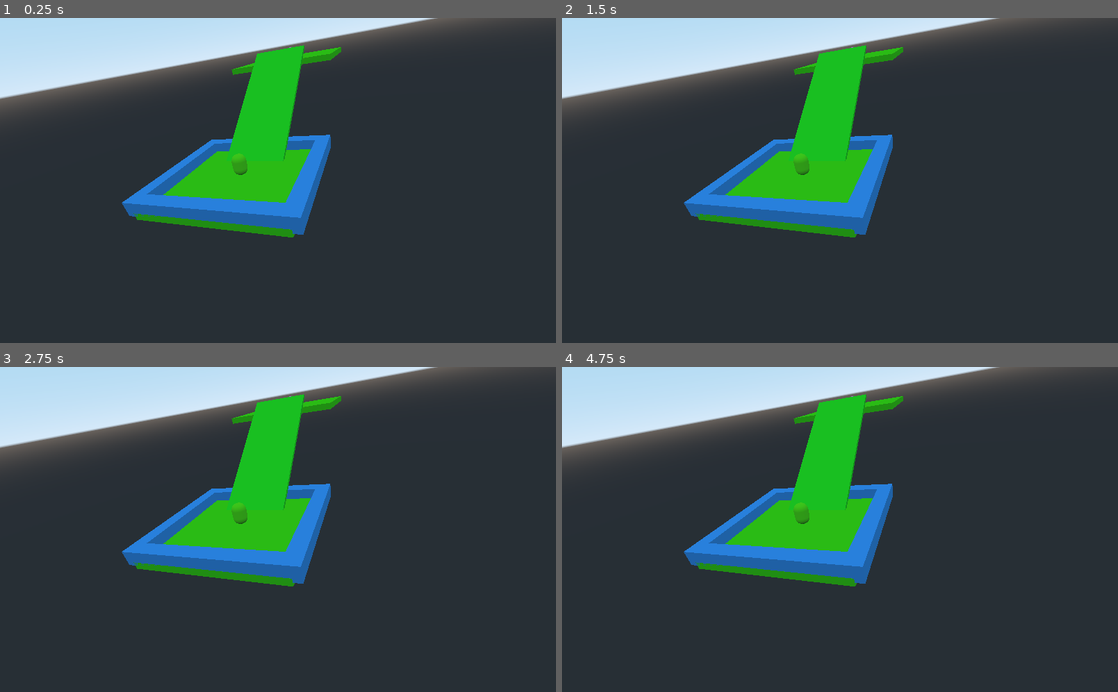
Above: before the commit, frames 1-4 (two rows, left to right).
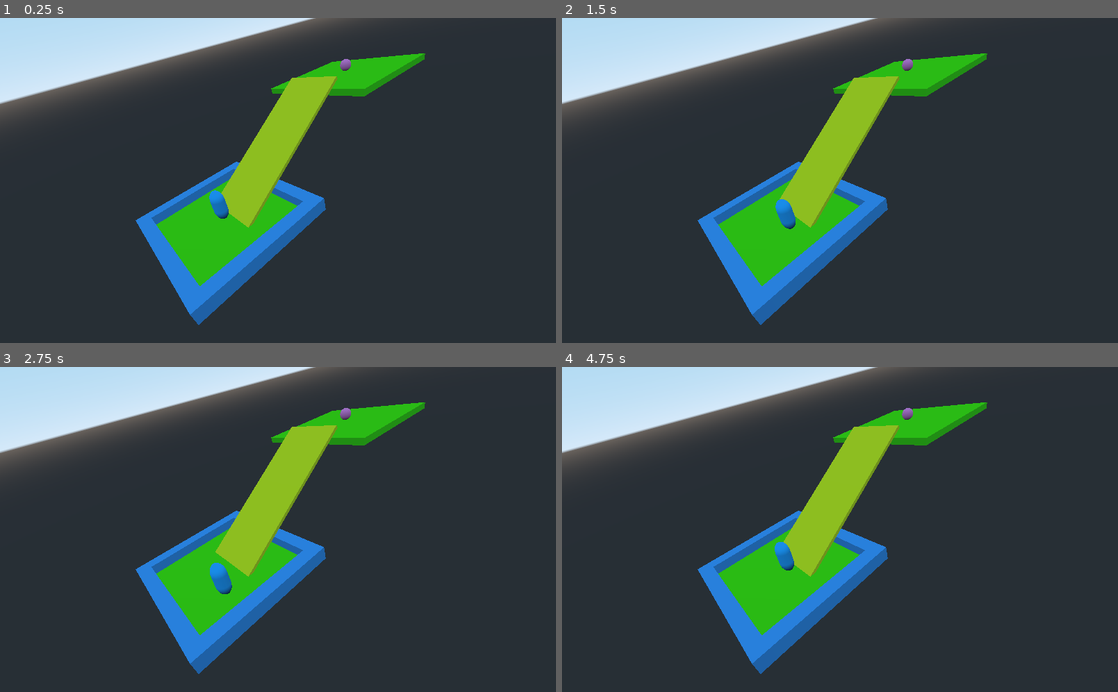
Above: after the commit, the same moments.

Repository: mine-studio/godot-demo-basic3D
Game: Godot game, scene res://Main.tscn
Two runs of this game, one before a commit and one after it. Both use one fixed random seed, a clock stepped at 60 frames per second and the inputs below.
Inputs:
- Up to frame 1 (0.25 s): no input
- Up to frame 2 (1.5 s): tap Enter at 0.5 s; hold Right (ui_right) 0.53-1.28 s; tap Space at 1.25 s; hold Down (ui_down) from 1.28 s (still down)
- Up to frame 3 (2.75 s): release Down (ui_down) at 2.03 s; hold Right (ui_right) from 2.03 s (still down)
- Up to frame 4 (4.75 s): release Right (ui_right) at 2.78 s; hold Up (ui_up) 2.78-3.53 s; hold Left (ui_left) from 3.53 s (still down); tap Enter at 4.25 s

The runs differ from the first frame. In frame 1, 22% of the frame differs, in the area x 0-96%, y 0-95%; in frame 2, 22%; in frame 3, 22%; in frame 4, 22%.

Commit message:
Player can move now

Diff:
--- a/Main.tscn
+++ b/Main.tscn
@@ -1,10 +1,11 @@
-[gd_scene load_steps=6 format=2]
+[gd_scene load_steps=7 format=2]
 
 [ext_resource path="res://Floor.tscn" type="PackedScene" id=1]
 [ext_resource path="res://Walls.tscn" type="PackedScene" id=2]
 [ext_resource path="res://Ramp.tscn" type="PackedScene" id=3]
 [ext_resource path="res://Player.tscn" type="PackedScene" id=4]
-[ext_resource path="res://Ball.tscn" type="PackedScene" id=5]
+[ext_resource path="res://Player.gd" type="Script" id=5]
+[ext_resource path="res://Ball.tscn" type="PackedScene" id=6]
 
 [node name="Main" type="Spatial"]
 
@@ -26,13 +27,14 @@
 transform = Transform( 1, 0, 0, 0, 1, 0, 0, 0, 1, 0, 12, -32 )
 
 [node name="Ramp" parent="." instance=ExtResource( 3 )]
-transform = Transform( 1.05, 0, 0, 0, 0.909327, -0.525, 0, 0.44625, 0.772928, 0, 7, -14 )
+transform = Transform( 1.05, 0, 0, 0, 0.818394, -0.4725, 0, 0.44625, 0.772928, 0, 7, -12 )
 
 [node name="Player" parent="." instance=ExtResource( 4 )]
-transform = Transform( 1, 0, 0, 0, 0.0871558, -0.996195, 0, 0.996195, 0.0871558, 0, 2, 0 )
+transform = Transform( 1, 0, 0, 0, 0.143807, -1.64372, 0, 0.996195, 0.0871558, 0, 3, 0 )
+script = ExtResource( 5 )
 
-[node name="Ball" parent="." instance=ExtResource( 5 )]
+[node name="Ball" parent="." instance=ExtResource( 6 )]
 transform = Transform( 1, 0, 0, 0, 1, 0, 0, 0, 1, 0, 13.5258, -32.5729 )
 
 [node name="Camera" type="Camera" parent="."]
-transform = Transform( 0.938219, -0.0256943, 0.345086, -0.157899, 0.855582, 0.492998, -0.307917, -0.517029, 0.798666, 16, 15, 25 )
+transform = Transform( 0.658563, -0.280767, 0.698187, -0.221425, 0.814421, 0.536367, -0.719212, -0.507827, 0.474179, 28, 22, 8 )
--- /dev/null
+++ b/Player.gd
@@ -0,0 +1,23 @@
+extends KinematicBody
+
+var speed = 200
+var direction = Vector3()
+
+# Called when the node enters the scene tree for the first time.
+func _ready():
+	pass # Replace with function body.
+
+# Called every frame. 'delta' is the elapsed time since the previous frame.
+func _process(delta):
+	direction = Vector3(0, 0, 0)
+	if Input.is_action_pressed("ui_left"):
+		direction.x -= 1
+	if Input.is_action_pressed("ui_right"):
+		direction.x += 1
+	if Input.is_action_pressed("ui_up"):
+		direction.z -= 1
+	if Input.is_action_pressed("ui_down"):
+		direction.z += 1
+	direction = direction.normalized()
+	direction = direction * speed * delta
+	move_and_slide(direction, Vector3(0, 1, 0))
--- a/Player.tscn
+++ b/Player.tscn
@@ -1,7 +1,7 @@
 [gd_scene load_steps=4 format=2]
 
 [sub_resource type="SpatialMaterial" id=1]
-albedo_color = Color( 0.372549, 0.937255, 0.054902, 1 )
+albedo_color = Color( 0.137255, 0.670588, 0.992157, 1 )
 
 [sub_resource type="CapsuleMesh" id=2]
 material = SubResource( 1 )
--- a/Ramp.tscn
+++ b/Ramp.tscn
@@ -1,7 +1,7 @@
 [gd_scene load_steps=4 format=2]
 
 [sub_resource type="SpatialMaterial" id=1]
-albedo_color = Color( 0.141176, 0.913725, 0.0980392, 1 )
+albedo_color = Color( 0.870588, 0.913725, 0.0980392, 1 )
 
 [sub_resource type="CubeMesh" id=2]
 material = SubResource( 1 )
@@ -12,7 +12,7 @@
 [node name="Ramp" type="Spatial"]
 
 [node name="MeshInstance" type="MeshInstance" parent="."]
-transform = Transform( 4.61682, 0, 0, 0, 0.254469, 0, 0, 0, 13.789, 0, 0, 0 )
+transform = Transform( 4.61682, 0, 0, 0, 0.254469, 0, 0, 0, 14.4784, 0, 0, 0 )
 mesh = SubResource( 2 )
 material/0 = null
 
